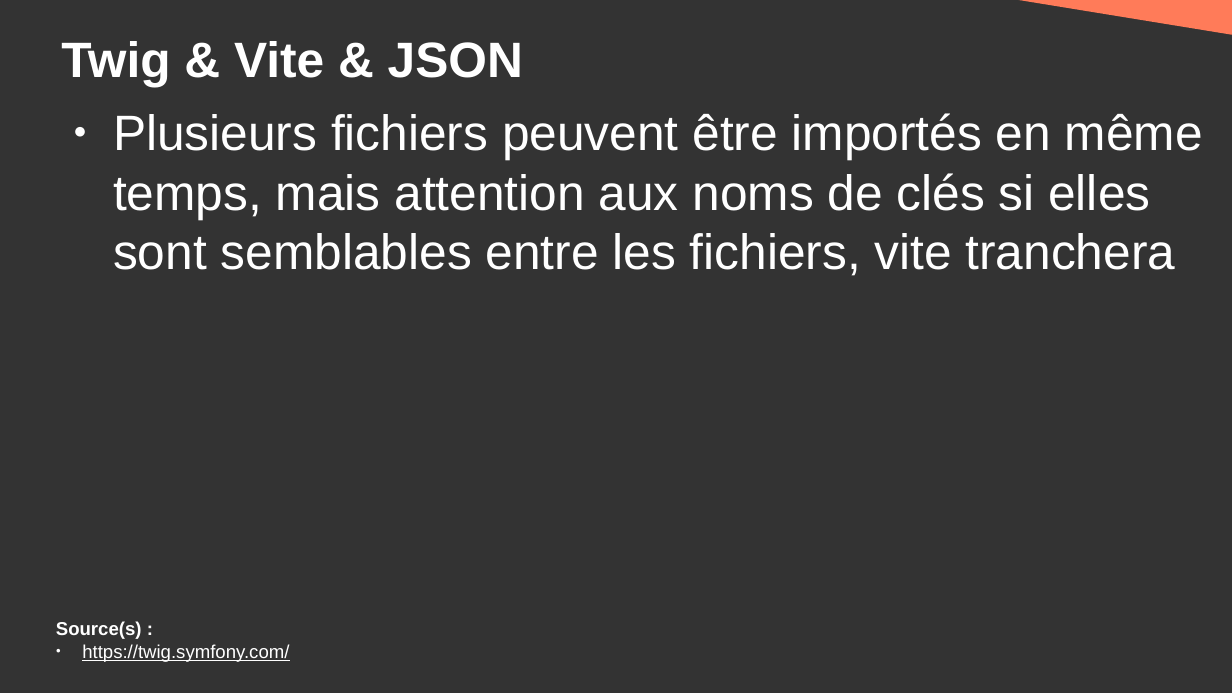
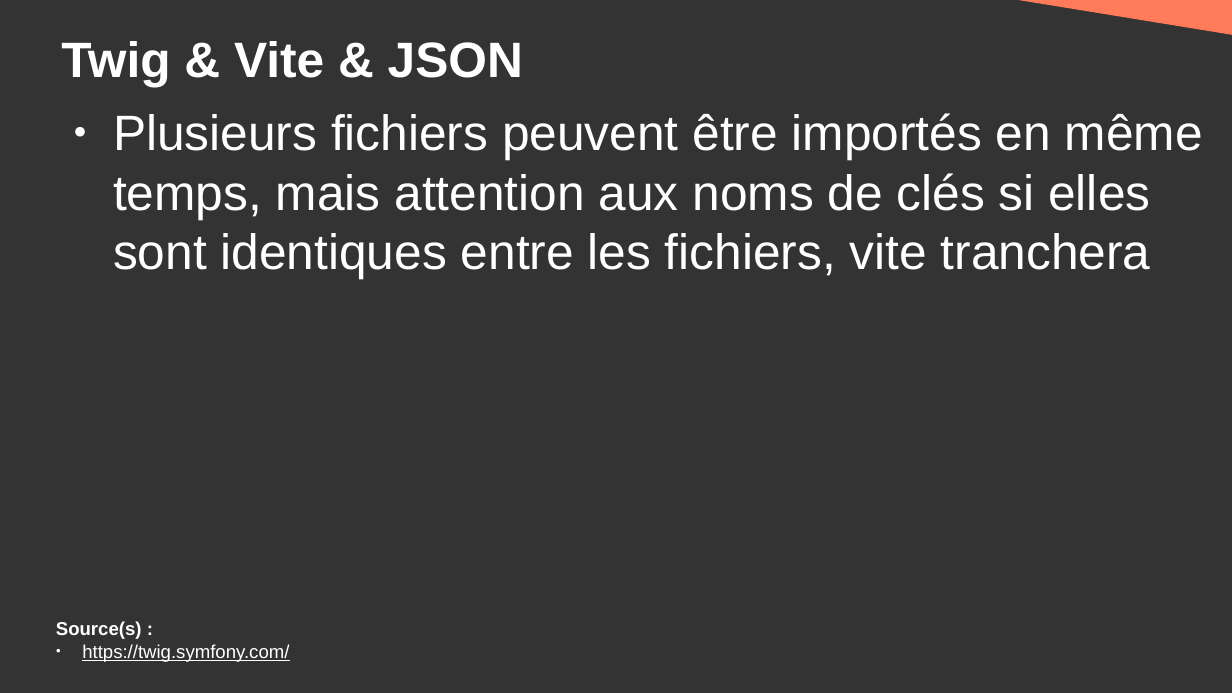
Before and after one commit to DanYellow/cours, a slide deck: slide 46 of developpement-front-s5/travaux-pratiques/numero-4/presentation.odp. Drawn at 1232x693 pixels with LibreOffice and Linux fonts; fonts in the diff are those of the drawing. Boxes give left, top, right and bottom in pixels: in the first picture for what was removed or moved away, otherwise in the second. Text is boxed around its words. In the diff, an @@ line names an element or a change of style, - is before the commit and + after.

```diff
--- a/developpement-front-s5/travaux-pratiques/numero-4/presentation.odp
+++ b/developpement-front-s5/travaux-pratiques/numero-4/presentation.odp
@@ text at (x1=113, y1=113, x2=1203, y2=279): text changed @@
-● Plusieurs fichiers peuvent être importés en même temps, mais attention aux noms de clés si elles sont semblables entre les fichiers, vite tranchera
+● Plusieurs fichiers peuvent être importés en même temps, mais attention aux noms de clés si elles sont identiques entre les fichiers, vite tranchera
```
Also in this commit, not shown: 12 other slides changed, 2 slides added, 3 other files.
